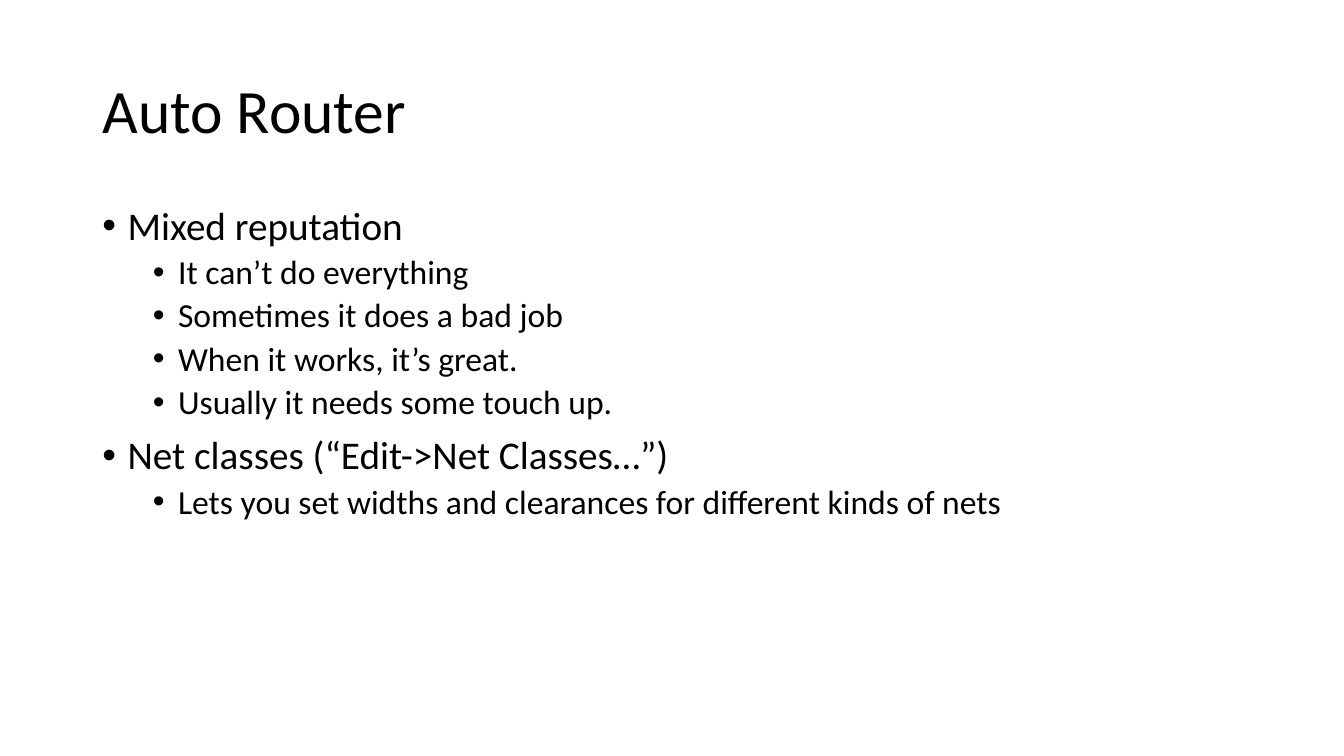
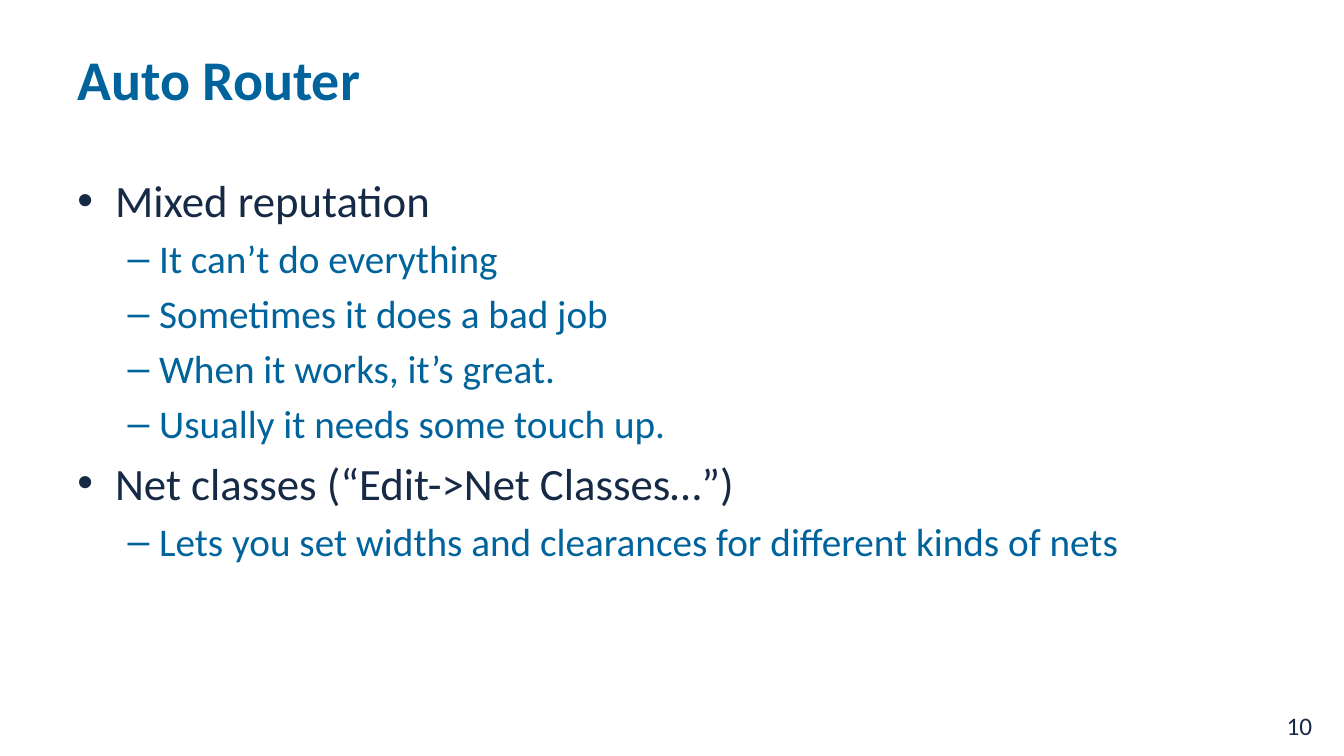
Before and after one commit to NVSL/QuadClass-Resources, a slide deck: slide 10 of labs/Laying-Out-The-Board/Laying-Out-The-Board.pptx. Drawn at 1344x756 pixels with LibreOffice and Linux fonts; fonts in the diff are those of the drawing; background and template pictures are left out. Boxes give left, top, right and bottom in pixels: in the first picture for what was removed or moved away, otherwise in the second. Text is boxed around its words. In the diff, an @@ line names an element or a change of style, - is before the commit and + after.

```diff
--- a/labs/Laying-Out-The-Board/Laying-Out-The-Board.pptx
+++ b/labs/Laying-Out-The-Board/Laying-Out-The-Board.pptx
@@ title "Auto Router" moved from (x1=102, y1=93, x2=406, y2=134) to (x1=77, y1=63, x2=360, y2=101) @@
@@ title "Auto Router" at (x1=77, y1=63, x2=360, y2=101): size 44 to 40 pt, text colour #000000 to #01639C, bold on; line spacing 0.9 to 1 @@
@@ text "Mixed reputation" moved from (x1=128, y1=212, x2=1001, y2=520) to (x1=115, y1=186, x2=1118, y2=563) @@
@@ text "Mixed reputation" at (x1=115, y1=186, x2=1118, y2=563): size 28 to 32 pt, text colour #000000 to #162A46 in "Mixed reputation", "Net classes (“Edit->Net Classes…”)"; size 24 to 28 pt, text colour #000000 to #01639C in "It can’t do everything", "Sometimes it does a bad job", "When it works, it’s great.", "Usually it needs some touch up." and 1 more places; indent changed; line spacing 0.9 to 1; less space between paragraphs; bullet • to – @@
@@ page number added at (x1=1287, y1=718, x2=1313, y2=735), 18 pt, text #162A46 @@
+10
```
Also in this commit, not shown: 29 other slides changed, 7 other files.
